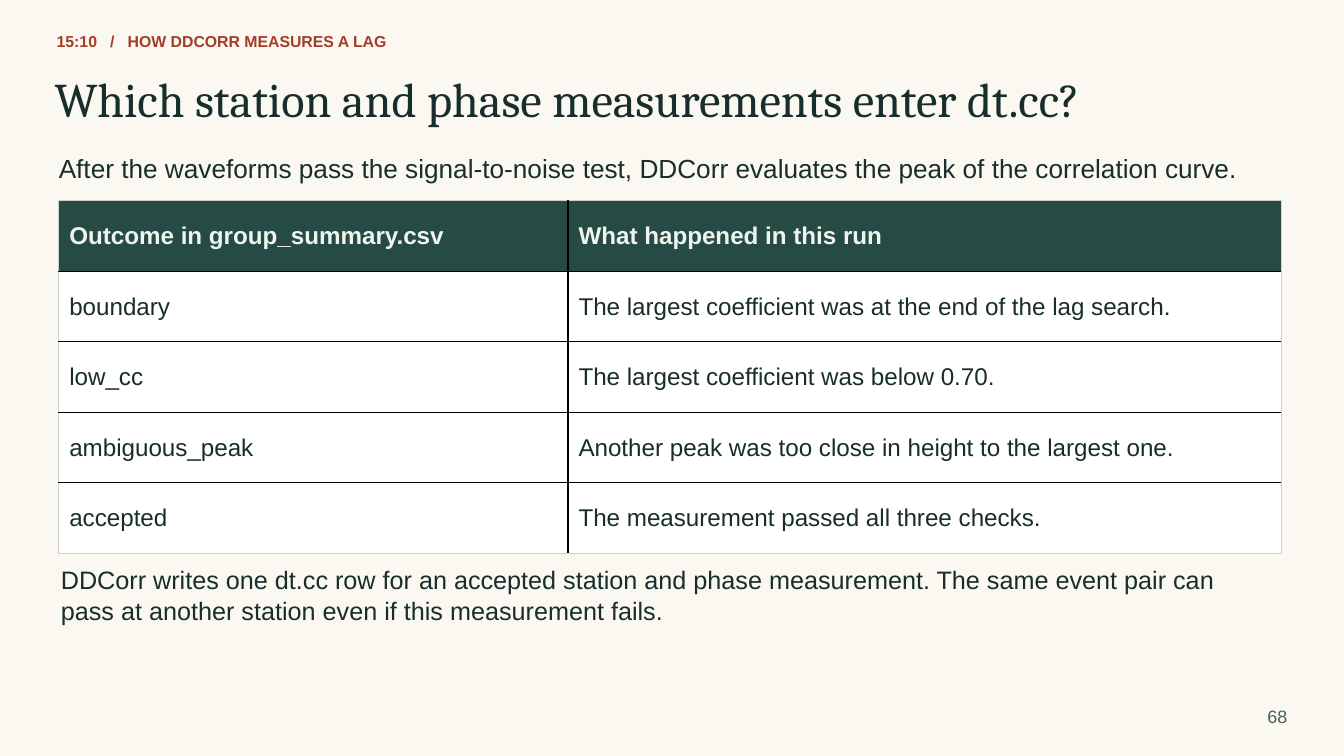
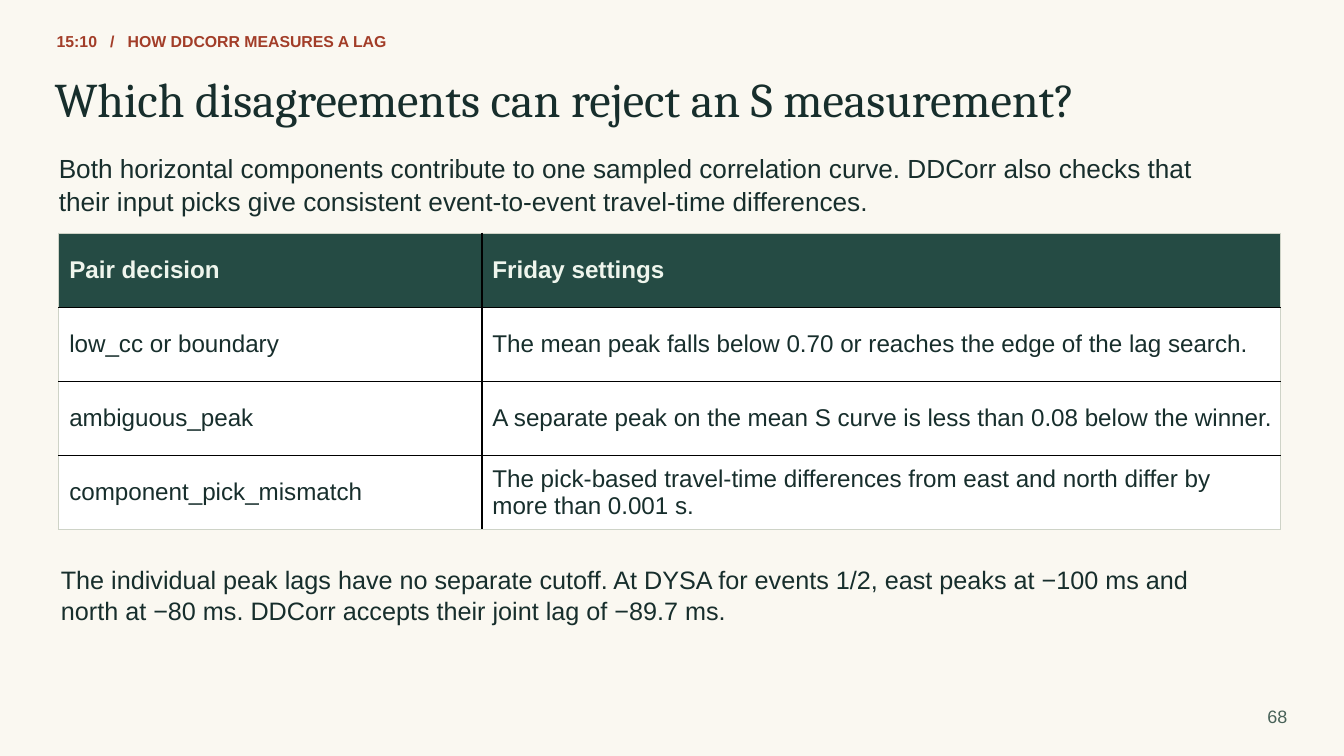
Before and after one commit to eliasrh/DDCorr.jl, a slide deck: slide 68 of teaching/DDCorr_minicourse.pptx. Drawn at 1344x756 pixels with LibreOffice and Linux fonts; fonts in the diff are those of the drawing. Boxes give left, top, right and bottom in pixels: in the first picture for what was removed or moved away, otherwise in the second. Text is boxed around its words. In the diff, an @@ line names an element or a change of style, - is before the commit and + after.

```diff
--- a/teaching/DDCorr_minicourse.pptx
+++ b/teaching/DDCorr_minicourse.pptx
@@ text at <box>55,83,1074,128</box>: text changed @@
-Which station and phase measurements enter dt.cc?
+Which disagreements can reject an S measurement?
@@ text at <box>59,159,1192,184</box>: text changed @@
-After the waveforms pass the signal-to-noise test, DDCorr evaluates the peak of the correlation curve.
+Both horizontal components contribute to one sampled correlation curve. DDCorr also checks that
@@ text added at <box>59,192,868,216</box>, 18.8 pt, text #172E2C @@
+their input picks give consistent event-to-event travel-time differences.
@@ table at <box>58,233,1281,529</box> @@
-row 1: Outcome in group_summary.csv | What happened in this run
-row 2: boundary | The largest coefficient was at the end of the lag search.
-row 3: low_cc | The largest coefficient was below 0.70.
-row 4: ambiguous_peak | Another peak was too close in height to the largest one.
-row 5: accepted | The measurement passed all three checks.
+row 1: Pair decision | Friday settings
+row 2: low_cc or boundary | The mean peak falls below 0.70 or reaches the edge of the lag search.
+row 3: ambiguous_peak | A separate peak on the mean S curve is less than 0.08 below the winner.
+row 4: component_pick_mismatch | The pick-based travel-time differences from east and north differ by more than 0.001 s.
@@ table: place and size @@
-table at <box>58,201,1280,554</box>
+table at <box>58,233,1281,529</box>
@@ text at <box>61,570,1188,594</box>: text changed @@
-DDCorr writes one dt.cc row for an accepted station and phase measurement. The same event pair can
+The individual peak lags have no separate cutoff. At DYSA for events 1/2, east peaks at −100 ms and
@@ text at <box>61,601,726,625</box>: text changed @@
-pass at another station even if this measurement fails.
+north at −80 ms. DDCorr accepts their joint lag of −89.7 ms.
```
Also in this commit, not shown: 16 other slides changed, 20 other files.
